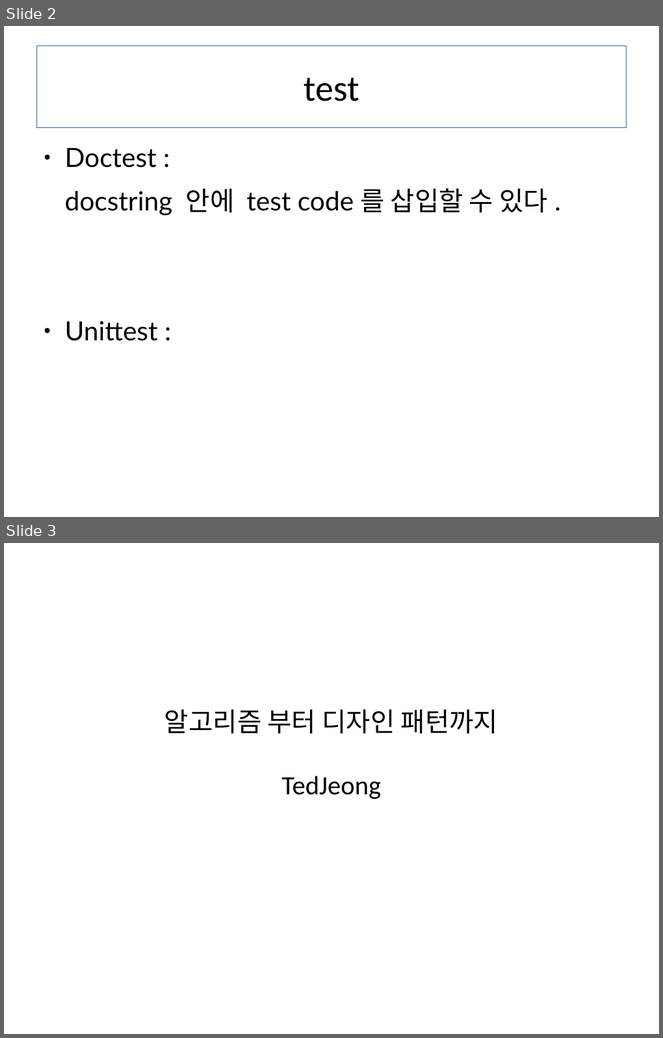
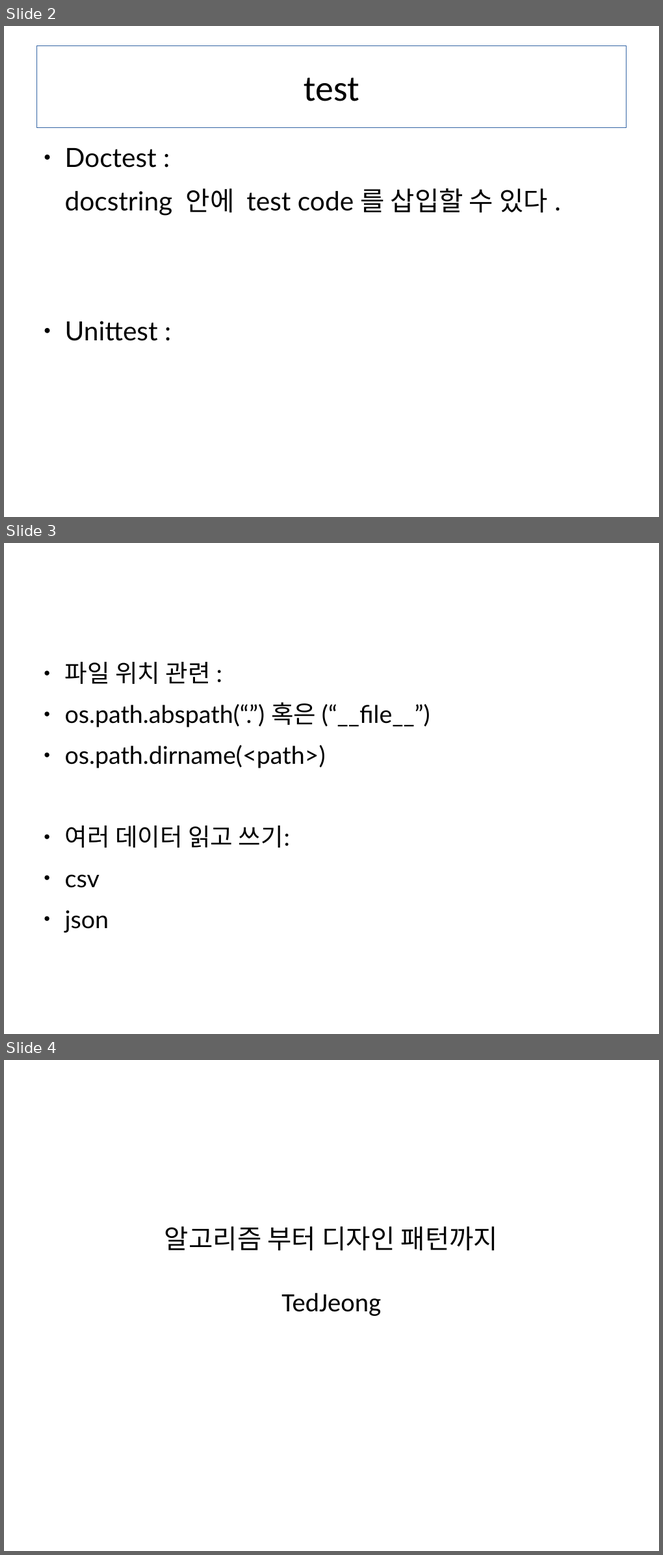
Before and after one commit to TedJeong/vipidly-vociferous, a slide deck: notes/알고리즘부터디자인패턴까지.odp. Shown one above the other, each under a label of ours: slides 2 and 3 before the commit, slides 2, 3 and 4 after it. The pictures are 663x1038 and 663x1555 pixels, drawn with LibreOffice and Linux fonts; fonts in the diff are those of the drawing. Boxes give left, top, right and bottom in pixels: in the first picture for what was removed or moved away, otherwise in the second. Text is boxed around its words. In the diff, an @@ line names an element or a change of style, - is before the commit and + after.

```diff
--- a/notes/알고리즘부터디자인패턴까지.odp
+++ b/notes/알고리즘부터디자인패턴까지.odp
@@ slide 3 added at [4, 543, 659, 1034], background #FFFFFF @@
@@ text added at [65, 662, 430, 933], 29.6 pt, text #000000 @@
+● 파일 위치 관련 :
+● os.path.abspath(“.”) 혹은 (“__file__”)
+● os.path.dirname(<path>)
+● 여러 데이터 읽고 쓰기:
+● csv
+● json
@@ what was slide 3 is now slide 4 @@
```
Also in this commit, not shown: 4 other files.
